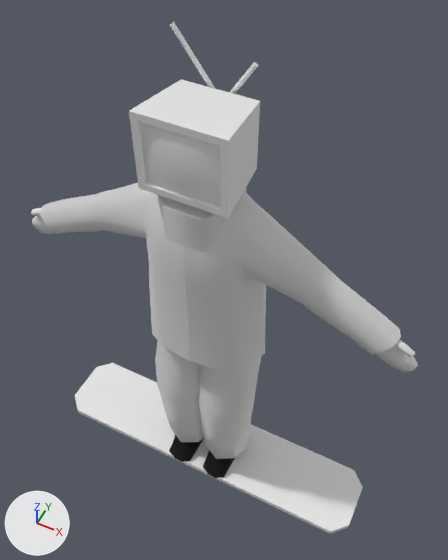
The FBX model Assets/Meshes/SM_Character_Antiope.fbx, before and after one commit.
Both versions are drawn from a 50 mm lens placed at (0.76, -1.37, 3.02), pointed at (0.02, 0.12, 1.16). Lighting does not change. The marker at lower left points along +X, +Y and +Z. The first picture is the older version.

Names of what the first picture shows: 'BoardPlaceholder', 'Boot', 'Coat', 'Cube', 'Hand', 'Pants'.
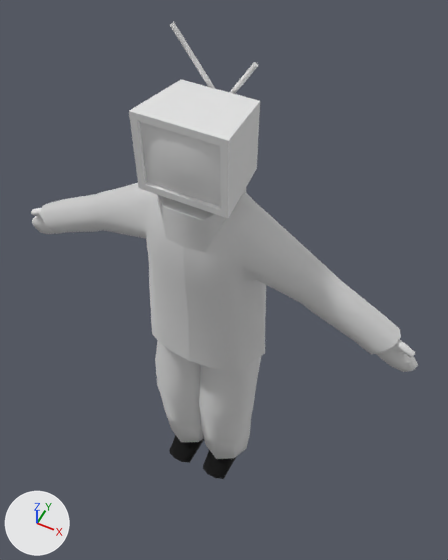
Where the change shows, as pixel boxes (x1, y1, x2, y2) in the pictures (448 x 560 px):
```json
{"object": "BoardPlaceholder", "change": "deleted", "before": [75, 363, 363, 534]}
```

Edits to the scene script, one JSON object a line:
```json
{"op": "remove", "block": "ob_boardplaceholder", "code": ["ob_boardplaceholder = bpy.data.objects.new('BoardPlaceholder', me_cube_006)", "ob_boardplaceholder.location = (0.0, 0.0, 0.0)"]}
```
